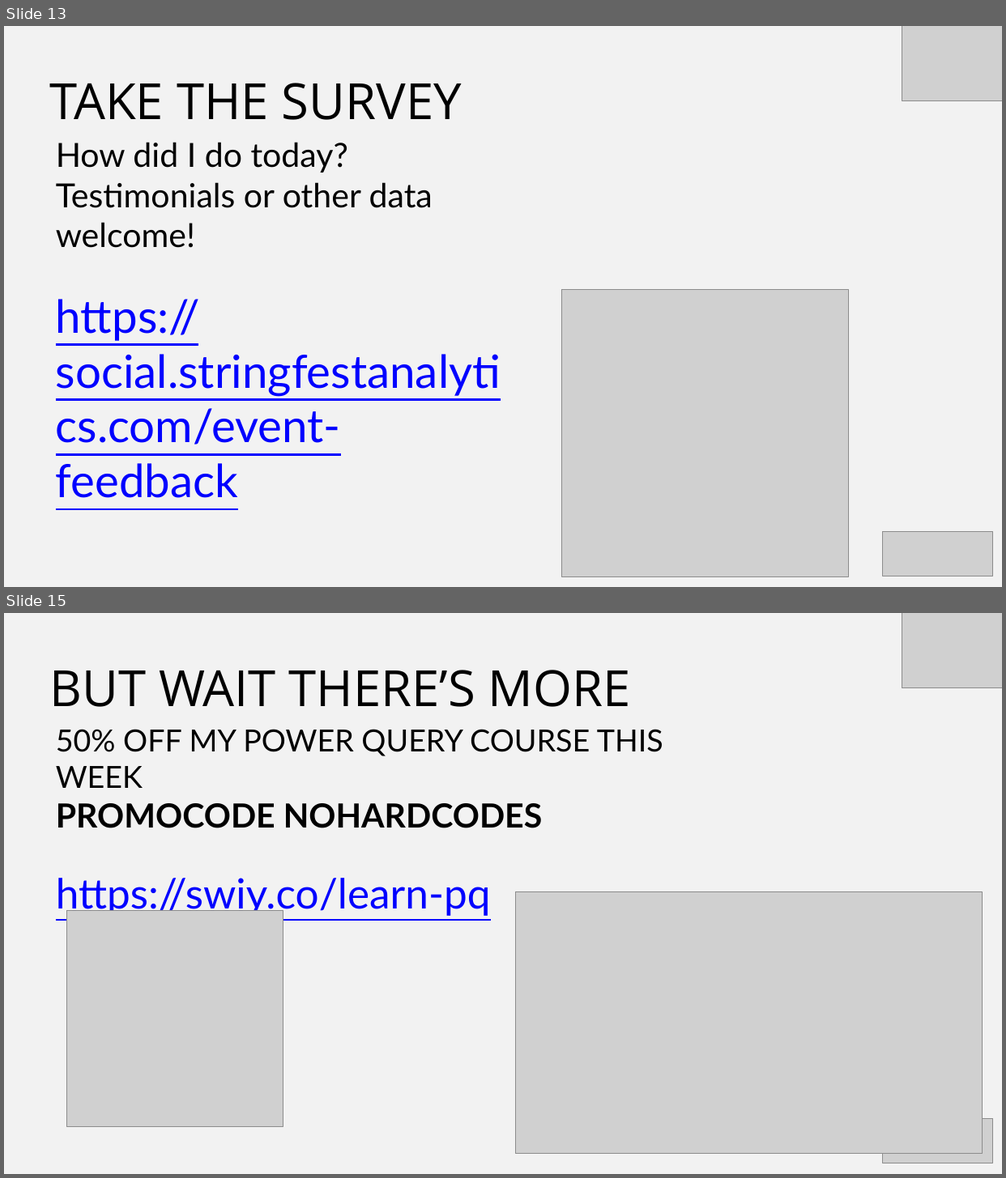
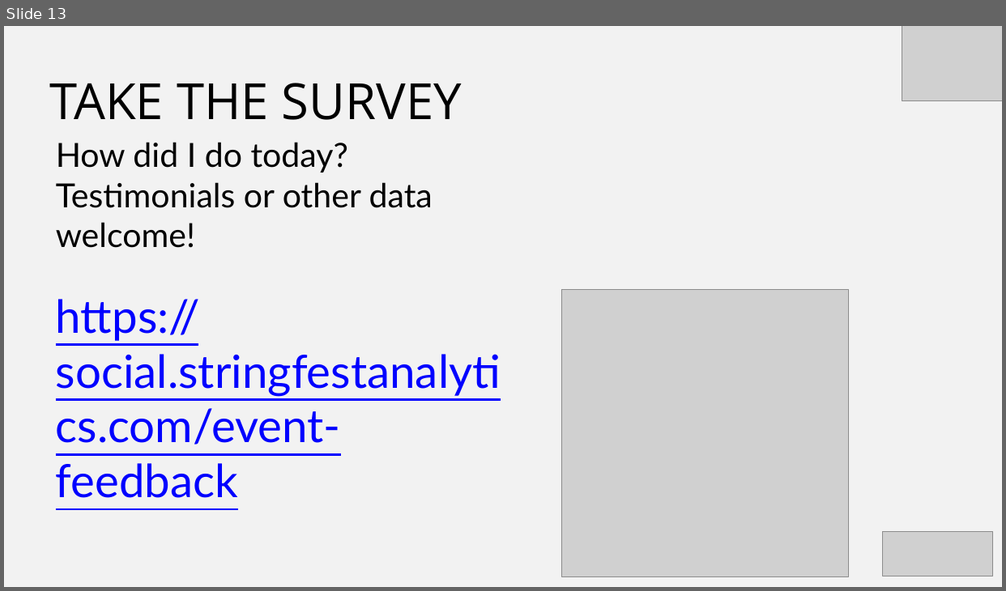
Before and after one commit to stringfestdata/pq-pdq, a slide deck: pq-pdq.pptx. Shown one above the other, each under a label of ours: slides 13 and 15 before the commit, slide 13 after it; the slides between them are not shown. The pictures are 1006x1178 and 1006x591 pixels, drawn with LibreOffice and Linux fonts; fonts in the diff are those of the drawing; grey boxes stand for pictures. Boxes give left, top, right and bottom in pixels: in the first picture for what was removed or moved away, otherwise in the second. Text is boxed around its words. In the diff, an @@ line names an element or a change of style, - is before the commit and + after.

```diff
--- a/pq-pdq.pptx
+++ b/pq-pdq.pptx
@@ slide 15 removed at (x1=4, y1=613, x2=1002, y2=1174), background #F2F2F2 @@
@@ picture removed at (x1=902, y1=613, x2=1002, y2=688) @@
@@ text removed at (x1=49, y1=670, x2=631, y2=707) @@
-BUT WAIT THERE’S MORE
@@ text removed at (x1=56, y1=729, x2=663, y2=917) @@
-50% OFF MY POWER QUERY COURSE THIS WEEK
-PROMOCODE NOHARDCODES
-https://swiy.co/learn-pq
@@ picture removed at (x1=515, y1=892, x2=982, y2=1154) @@
@@ picture removed at (x1=66, y1=910, x2=283, y2=1127) @@
@@ picture removed at (x1=882, y1=1118, x2=992, y2=1163) @@
```
Also in this commit, not shown: 2 slides changed.
